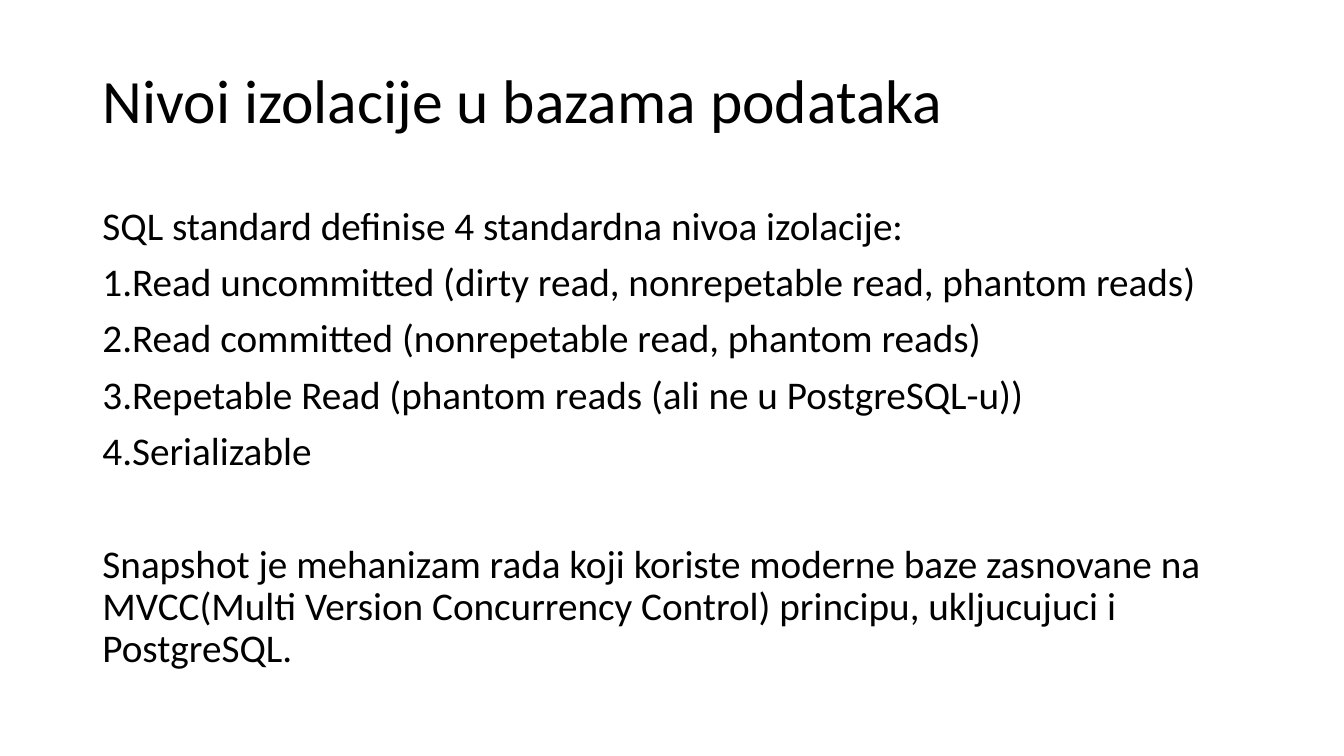
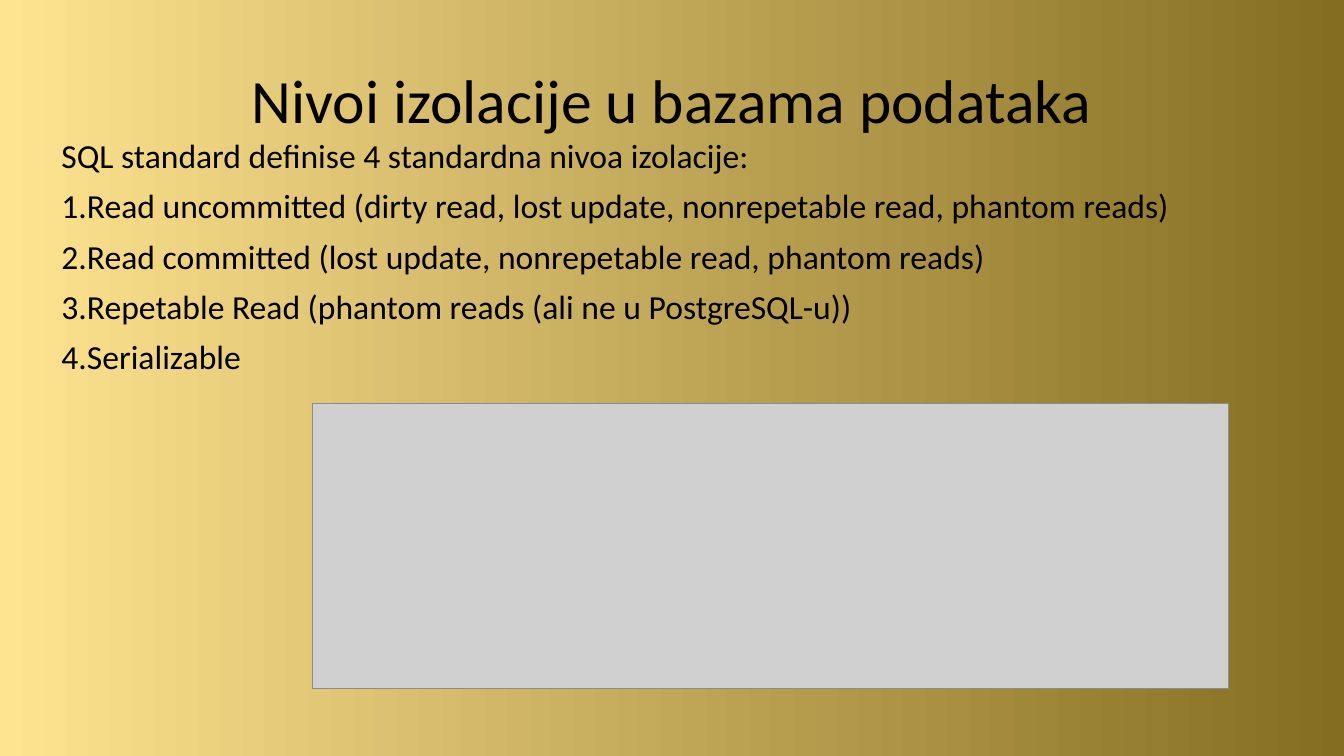
Before and after one commit to zvasiccc/Sistemi-za-upravljanje-bazama-podataka-seminarski-2, a slide deck: slide 3 of Izolacija i konkurentni pristup kod PostgreSQL baze podataka.pptx. Drawn at 1344x756 pixels with LibreOffice and Linux fonts; fonts in the diff are those of the drawing; grey boxes stand for pictures. Boxes give left, top, right and bottom in pixels: in the first picture for what was removed or moved away, otherwise in the second. Text is boxed around its words. In the diff, an @@ line names an element or a change of style, - is before the commit and + after.

```diff
--- a/Izolacija i konkurentni pristup kod PostgreSQL baze podataka.pptx
+++ b/Izolacija i konkurentni pristup kod PostgreSQL baze podataka.pptx
@@ background #FFFFFF to gradient #FEE390 to #846C21 @@
@@ title "Nivoi izolacije u bazama podataka" at (252, 80, 1091, 134): alignment left to centre @@
@@ text "SQL standard definise 4 standardna ...": place and size @@
-text "SQL standard definise 4 standardna ..." at (102, 212, 1200, 669)
+text "SQL standard definise 4 standardna ..." at (61, 144, 1168, 370)
@@ text at (61, 144, 852, 370): size 28 to 24 pt in "SQL standard definise 4 standardna nivoa izolacije:", "3.Repetable Read (phantom reads (ali ne u ...", "4.Serializable" @@
@@ text at (61, 193, 1168, 275): text changed; size 28 to 24 pt @@
-1.Read uncommitted (dirty read, nonrepetable read, phantom reads)
-2.Read committed (nonrepetable read, phantom reads)
+1.Read uncommitted (dirty read, lost update, nonrepetable read, phantom reads)
+2.Read committed (lost update, nonrepetable read, phantom reads)
@@ picture added at (313, 404, 1228, 690) @@
@@ text at (102, 550, 1200, 669): paragraph removed @@
-Snapshot je mehanizam rada koji koriste moderne baze zasnovane na MVCC(Multi Version Concurrency Control) principu, ukljucujuci i PostgreSQL.
```
Also in this commit, not shown: 3 other slides changed, 5 slides added, 1 slide removed, 1 other file.
